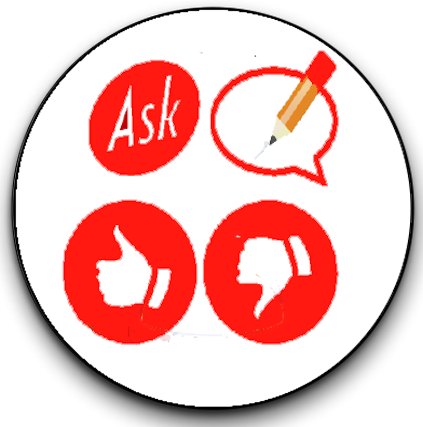
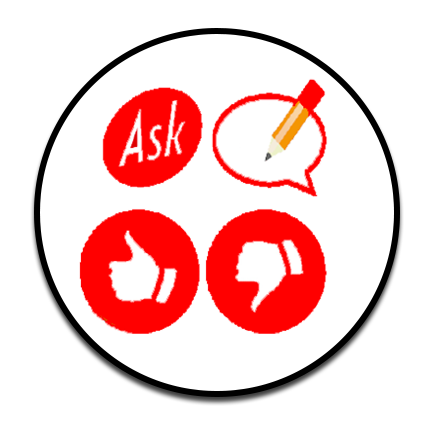
Layers edited between the first and the second 423×427 image:
removed layer "sample" over left=0, top=0, right=423, bottom=427
renamed "Layer 0" to "Layer 2", painted on it over left=4, top=4, right=419, bottom=422
added layer "Ellipse 1" over left=34, top=28, right=400, bottom=397
